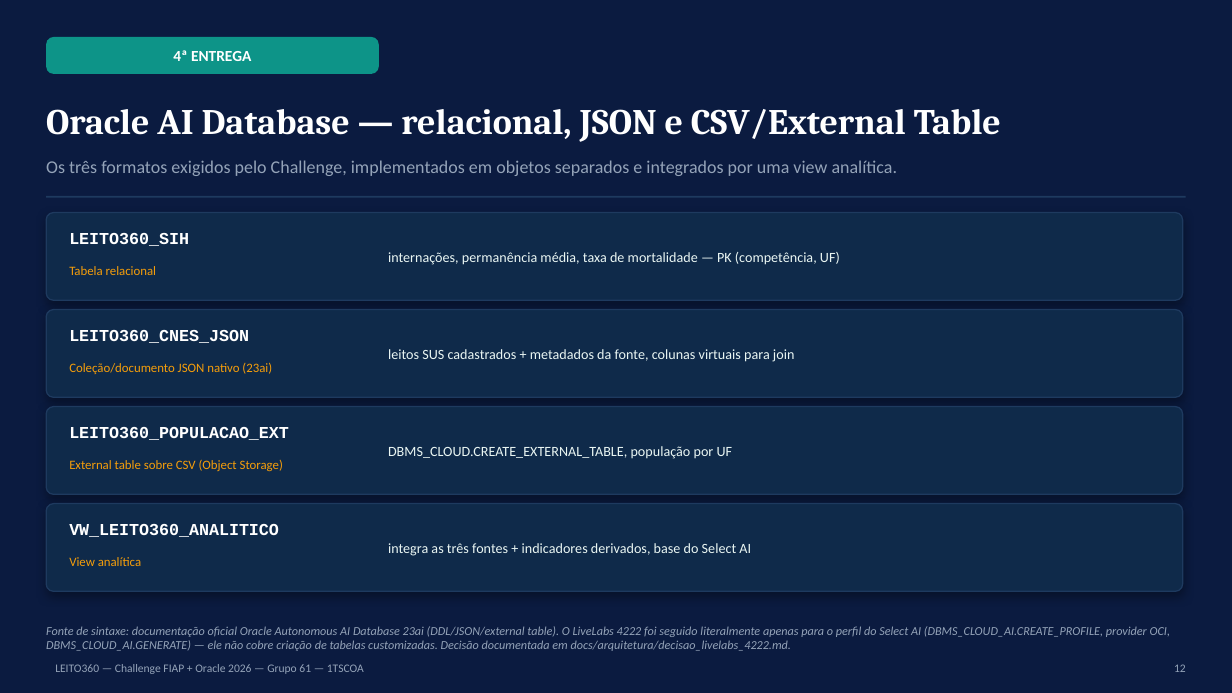
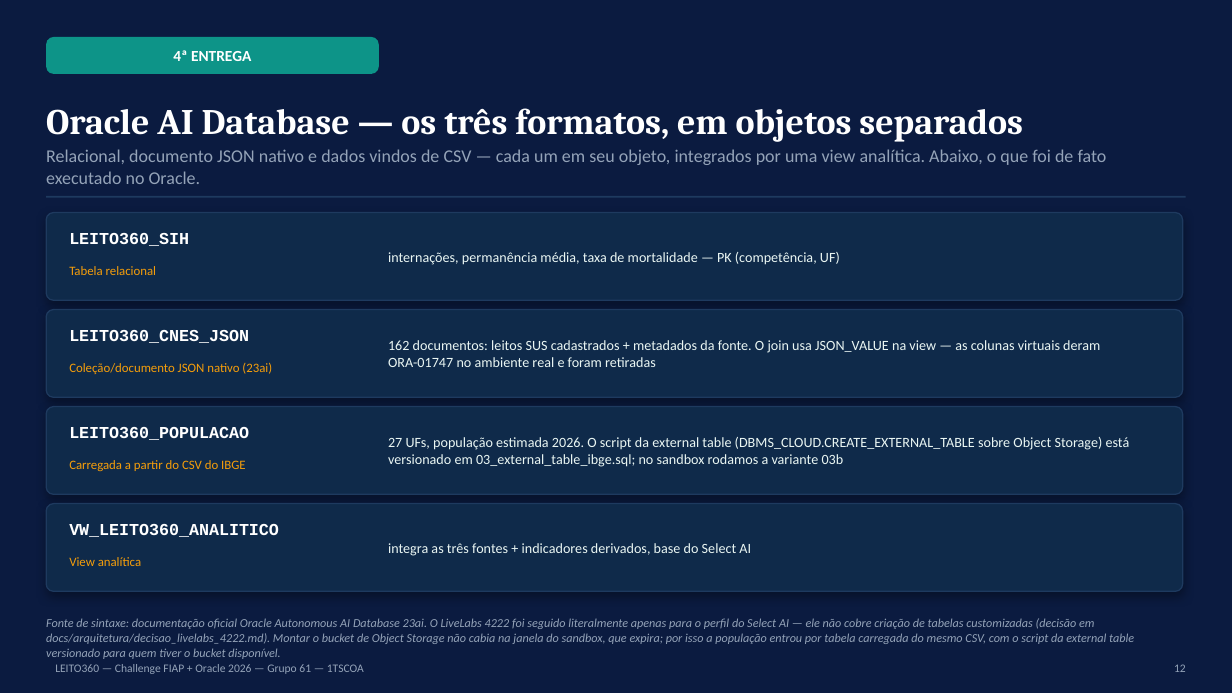
Before and after one commit to gabriellive1817-stack/Leito_360, a slide deck: slide 12 of EC_Sprint_2_1TSCOA_EvidenciasConstrucao_LEITO360_GRUPO61.pptx. Drawn at 1232x693 pixels with LibreOffice and Linux fonts; fonts in the diff are those of the drawing. Boxes give left, top, right and bottom in pixels: in the first picture for what was removed or moved away, otherwise in the second. Text is boxed around its words. In the diff, an @@ line names an element or a change of style, - is before the commit and + after.

```diff
--- a/EC_Sprint_2_1TSCOA_EvidenciasConstrucao_LEITO360_GRUPO61.pptx
+++ b/EC_Sprint_2_1TSCOA_EvidenciasConstrucao_LEITO360_GRUPO61.pptx
@@ text at (46,108,1023,142): text changed @@
-Oracle AI Database — relacional, JSON e CSV/External Table
+Oracle AI Database — os três formatos, em objetos separados
@@ text at (46,149,1107,184): text changed @@
-Os três formatos exigidos pelo Challenge, implementados em objetos separados e integrados por uma view analítica.
+Relacional, documento JSON nativo e dados vindos de CSV — cada um em seu objeto, integrados por uma view analítica. Abaixo, o que foi de fato executado no Oracle.
@@ text at (388,340,1100,367): text changed @@
-leitos SUS cadastrados + metadados da fonte, colunas virtuais para join
+162 documentos: leitos SUS cadastrados + metadados da fonte. O join usa JSON_VALUE na view — as colunas virtuais deram ORA-01747 no ambiente real e foram retiradas
@@ text at (69,427,249,440): text changed @@
-LEITO360_POPULACAO_EXT
+LEITO360_POPULACAO
@@ text at (388,437,1130,467): text changed @@
-DBMS_CLOUD.CREATE_EXTERNAL_TABLE, população por UF
+27 UFs, população estimada 2026. O script da external table (DBMS_CLOUD.CREATE_EXTERNAL_TABLE sobre Object Storage) está versionado em 03_external_table_ibge.sql; no sandbox rodamos a variante 03b
@@ text at (69,460,245,471): text changed @@
-External table sobre CSV (Object Storage)
+Carregada a partir do CSV do IBGE
@@ text at (46,618,1134,659): text changed @@
-Fonte de sintaxe: documentação oficial Oracle Autonomous AI Database 23ai (DDL/JSON/external table). O LiveLabs 4222 foi seguido literalmente apenas para o perfil do Select AI (DBMS_CLOUD_AI.CREATE_PROFILE, provider OCI, DBMS_CLOUD_AI.GENERATE) — ele não cobre criação de tabelas customizadas. Decisão documentada em docs/arquitetura/decisao_livelabs_4222.md.
+Fonte de sintaxe: documentação oficial Oracle Autonomous AI Database 23ai. O LiveLabs 4222 foi seguido literalmente apenas para o perfil do Select AI — ele não cobre criação de tabelas customizadas (decisão em docs/arquitetura/decisao_livelabs_4222.md). Montar o bucket de Object Storage não cabia na janela do sandbox, que expira; por isso a população entrou por tabela carregada do mesmo CSV, com o script da external table versionado para quem tiver o bucket disponível.
```
Also in this commit, not shown: 4 other slides changed, 3 other files.
